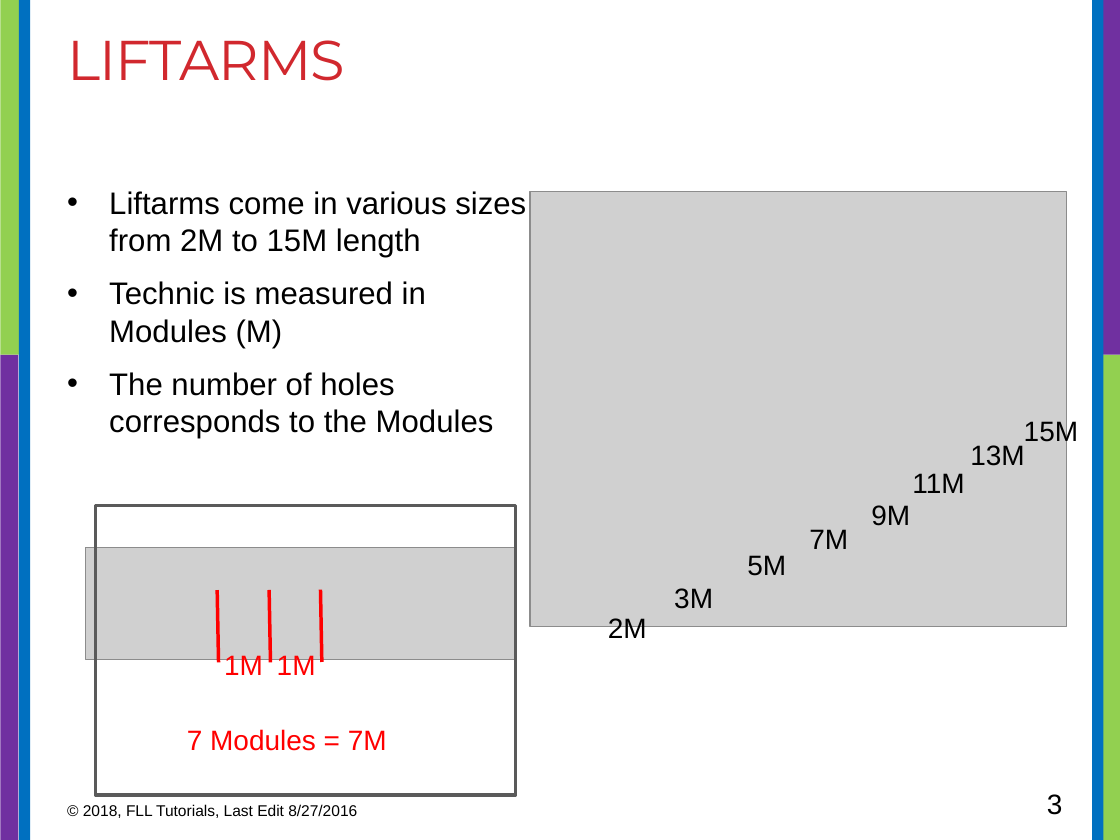
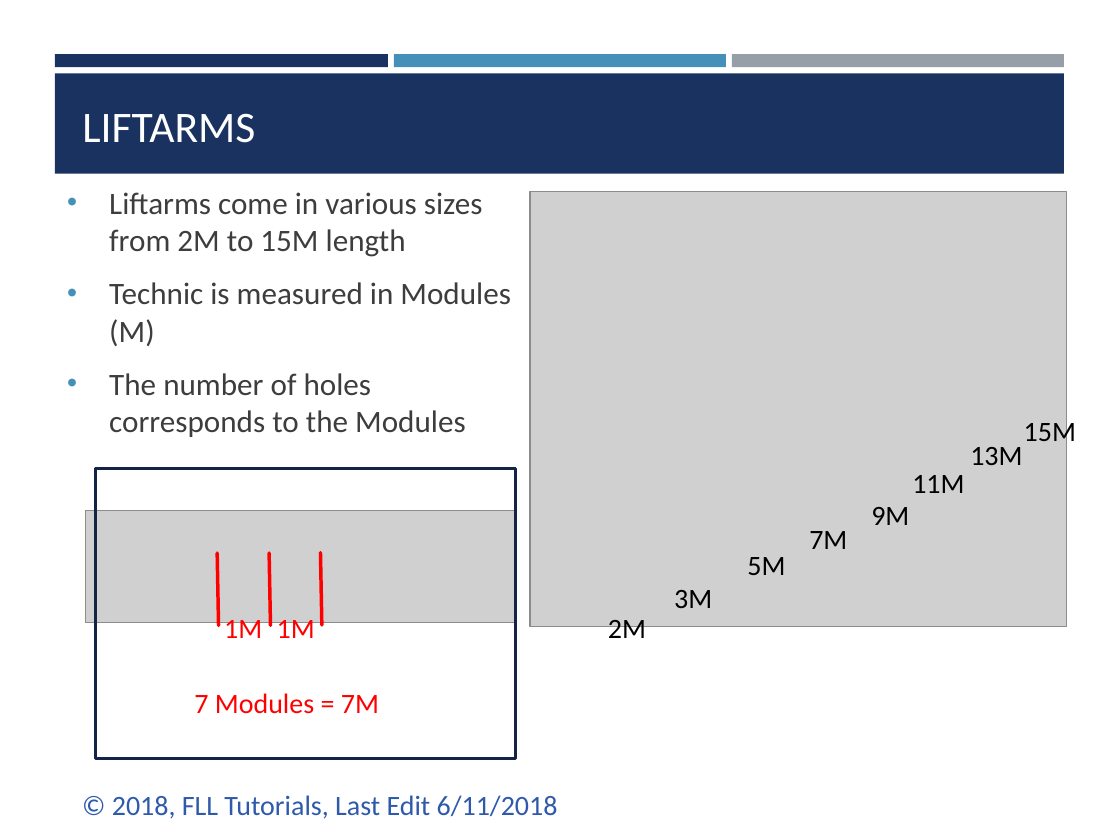
Before and after one commit to ev3lessons/FLL-Tutorials, a slide deck: slide 3 of translations/en-us/RobotGame/TechnicBasics.pptx. Drawn at 1120x840 pixels with LibreOffice and Linux fonts; fonts in the diff are those of the drawing; grey boxes stand for pictures. Boxes give left, top, right and bottom in pixels: in the first picture for what was removed or moved away, otherwise in the second. Text is boxed around its words. In the diff, an @@ line names an element or a change of style, - is before the commit and + after.

```diff
--- a/translations/en-us/RobotGame/TechnicBasics.pptx
+++ b/translations/en-us/RobotGame/TechnicBasics.pptx
@@ rectangle removed at [0, 0, 22, 355] @@
@@ rectangle removed at [19, 0, 30, 840] @@
@@ rectangle removed at [1092, 0, 1103, 840] @@
@@ rectangle removed at [1098, 0, 1120, 355] @@
@@ rectangle added at [55, 54, 388, 67], fill #1A3260 @@
@@ rectangle added at [394, 54, 726, 67], fill #4590B8 @@
@@ rectangle added at [732, 54, 1064, 67], fill #969FA7 @@
@@ rectangle added at [55, 74, 1064, 174], fill #1A3260 @@
@@ title "LIFTARMS": place and size @@
-title "LIFTARMS" at [67, 40, 345, 81]
+title "LIFTARMS" at [82, 113, 255, 143]
@@ title "LIFTARMS" at [82, 113, 255, 143]: size 36 to 28 pt, font Montserrat to Calibri, text colour #D1282E to #FFFFFF, letter spacing -0.6 to 0 pt; vertical alignment top to bottom @@
@@ text "Liftarms come in various sizes ..." at [109, 192, 511, 437]: font Arial to Calibri, text colour #000000 to #3D3D3D @@
@@ rectangle removed at [0, 355, 18, 840] @@
@@ rectangle removed at [1102, 355, 1120, 840] @@
@@ 3 texts, 3 lines, 1 picture, 1 rectangle: place and size @@
-3 texts, 3 lines, 1 picture, 1 rectangle at [85, 505, 515, 795]
+3 texts, 3 lines, 1 picture, 1 rectangle at [85, 468, 515, 758]
@@ rectangle at [95, 468, 515, 758]: outline #5A5A5A 2.25 pt to #132547 1.75 pt @@
@@ font Arial to Calibri in 11 elements at [608, 620, 646, 645], [674, 590, 712, 608], [747, 557, 785, 575], [809, 531, 847, 549], [871, 507, 909, 525], [912, 475, 964, 493], [970, 447, 1022, 465], [1024, 418, 1076, 448], [224, 615, 262, 638], [277, 615, 315, 638], [194, 693, 379, 714] @@
@@ text at [112, 795, 558, 819]: text changed; size 10 to 18 pt; font Arial to Calibri; text colour #000000 to #2F5AAC @@
-© 2018, FLL Tutorials, Last Edit 8/27/2016
+© 2018, FLL Tutorials, Last Edit 6/11/2018
@@ page number removed at [1047, 794, 1063, 815] @@
-3
```
Also in this commit, not shown: 14 other slides changed, 18 other files.
